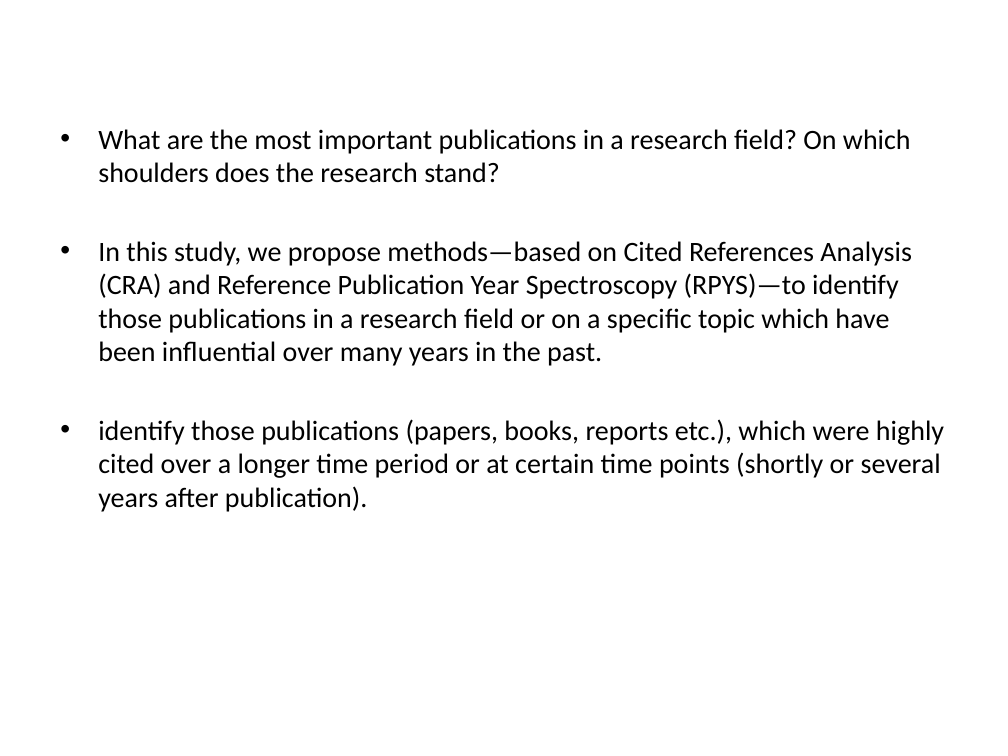
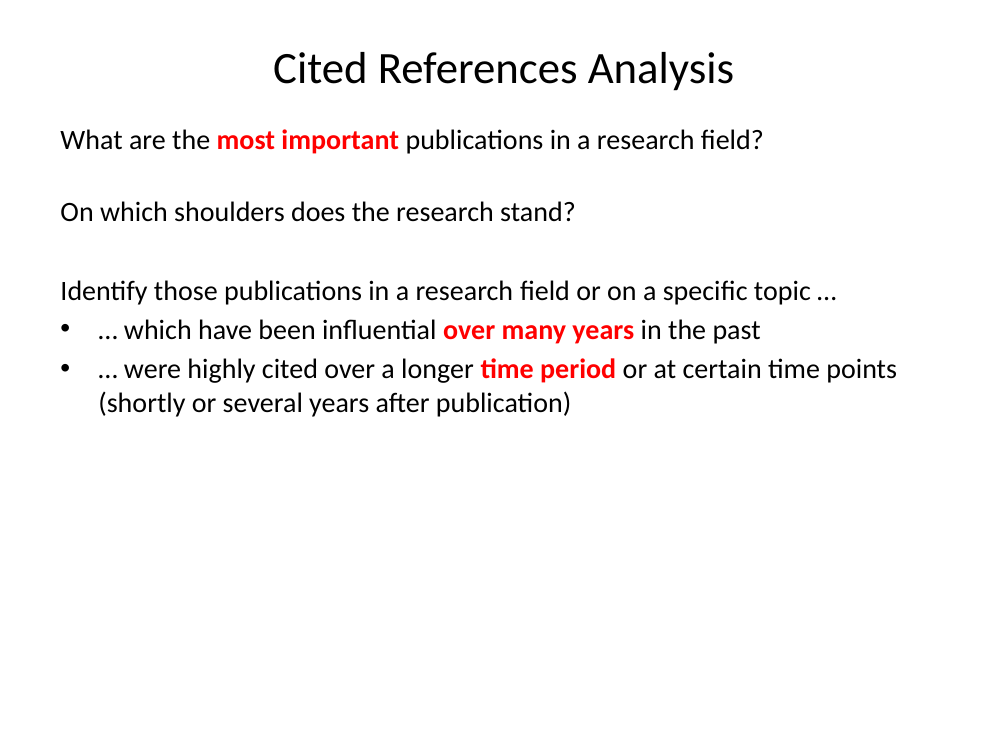
Before and after one commit to andreas-thor/cre, a slide deck: slide 2 of docs/slides/cre_overview.pptx. Drawn at 1008x756 pixels with LibreOffice and Linux fonts; fonts in the diff are those of the drawing. Boxes give left, top, right and bottom in pixels: in the first picture for what was removed or moved away, otherwise in the second. Text is boxed around its words. In the diff, an @@ line names an element or a change of style, - is before the commit and + after.

```diff
--- a/docs/slides/cre_overview.pptx
+++ b/docs/slides/cre_overview.pptx
@@ title added at (273,52,734,91), 32 pt, text #000000 @@
+Cited References Analysis
@@ text at (60,129,897,417): text changed @@
-• What are the most important publications in a research field? On which shoulders does the research stand?
-• In this study, we propose methods—based on Cited References Analysis (CRA) and Reference Publication Year Spectroscopy (RPYS)—to identify those publications in a research ﬁeld or on a speciﬁc topic which have been inﬂuential over many years in the past.
-• identify those publications (papers, books, reports etc.), which were highly cited over a longer time period or at certain time points (shortly or several years after publication).
+What are the most important publications in a research field?
+On which shoulders does the research stand?
+Identify those publications in a research ﬁeld or on a speciﬁc topic …
+• … which have been inﬂuential over many years in the past
+• … were highly cited over a longer time period or at certain time points
+  (shortly or several years after publication)
```
Also in this commit, not shown: 7 other slides changed, 2 slides added, 3 slides removed.
